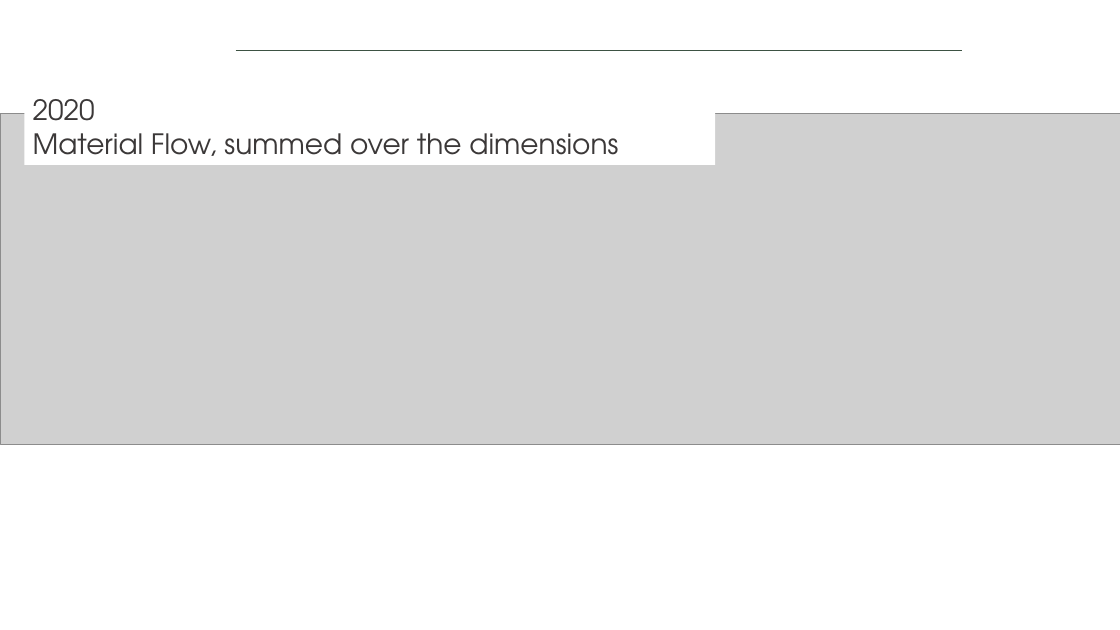
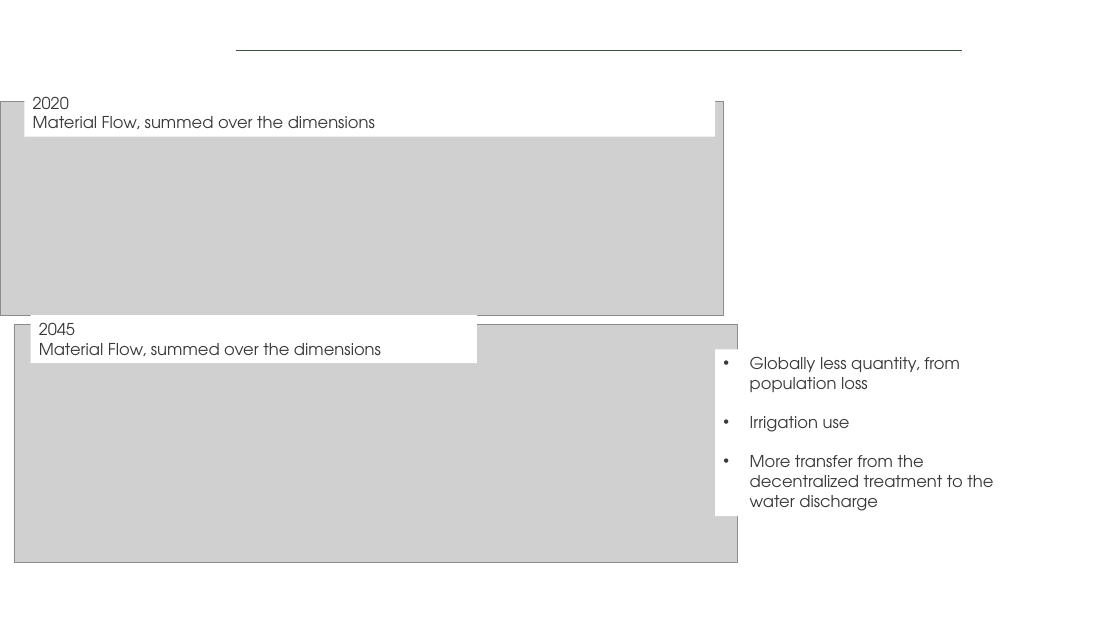
Before and after one commit to isabelapi/PAW_MFA_LCA_2025, a slide deck: slide 12 of presentation/dds_autumn_school_2025_paw_presentation_14-11-2025.pptx (slide 13 before the commit). Drawn at 1120x630 pixels with LibreOffice and Linux fonts; fonts in the diff are those of the drawing; grey boxes stand for pictures; background and template pictures are left out. Boxes give left, top, right and bottom in pixels: in the first picture for what was removed or moved away, otherwise in the second. Text is boxed around its words. In the diff, an @@ line names an element or a change of style, - is before the commit and + after.

```diff
--- a/presentation/dds_autumn_school_2025_paw_presentation_14-11-2025.pptx
+++ b/presentation/dds_autumn_school_2025_paw_presentation_14-11-2025.pptx
@@ rectangle "2020": place and size @@
-rectangle "2020" at (24,89,715,166)
+rectangle "2020" at (24,89,715,137)
@@ rectangle "2020" at (24,89,715,137): size 24 to 14 pt @@
@@ picture: place and size @@
-picture at (0,113,1120,444)
+picture at (0,102,724,315)
@@ picture added at (14,325,739,563) @@
@@ rectangle added at (30,315,476,363), fill #FFFFFF, 14 pt, text #3B3838 @@
+2045
+Material Flow, summed over the dimensions
@@ text added at (750,356,993,511), 14 pt, text #3B3838 @@
+• Globally less quantity, from population loss
+• Irrigation use
+• More transfer from the decentralized treatment to the water discharge
```
Also in this commit, not shown: 4 other slides changed, 3 slides removed.
